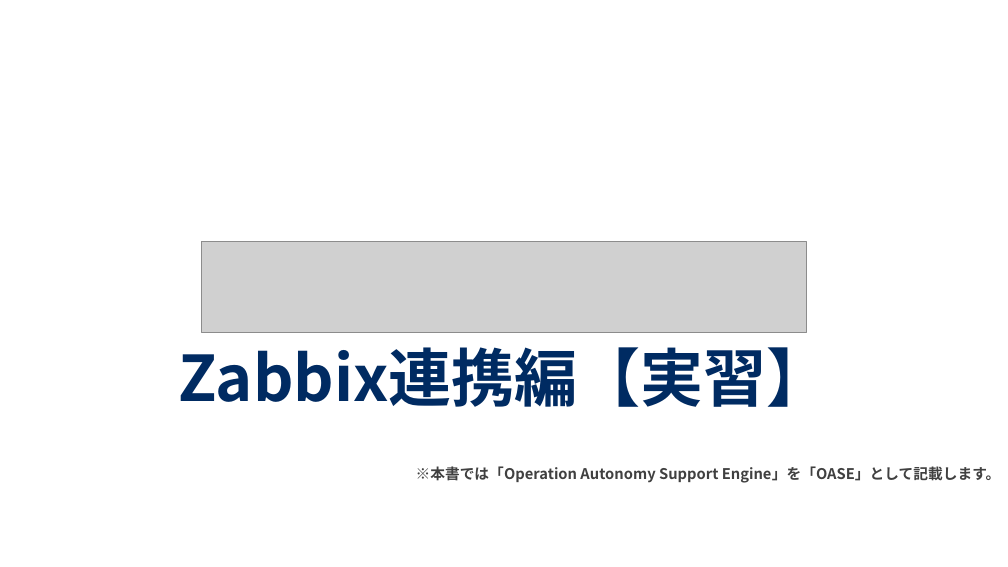
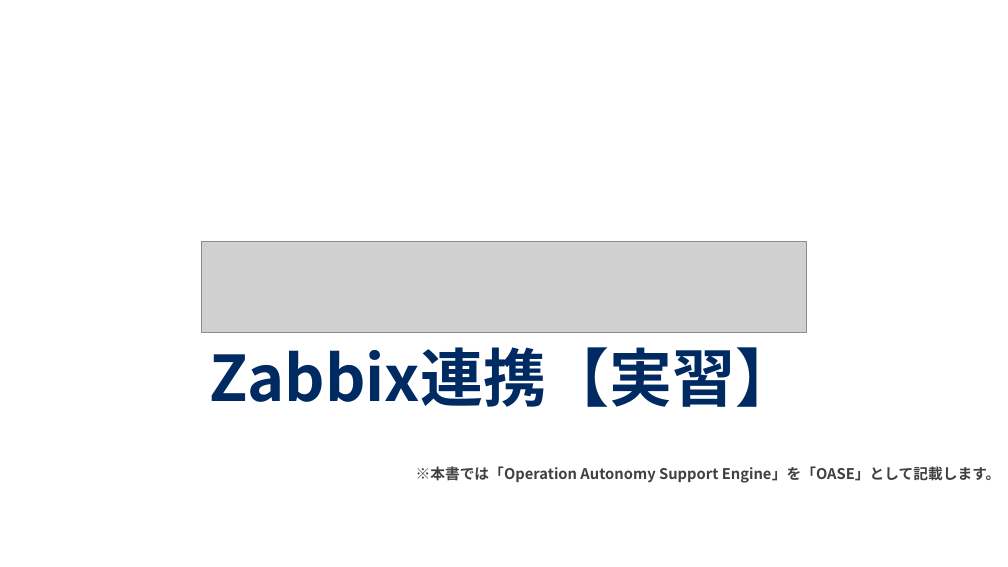
Before and after one commit to exastro-suite/oase-docs, a slide deck: slide 1 of asset/Learn_ja/OASE-zabbix_practice_ja.pptx. Drawn at 1008x567 pixels with LibreOffice and Linux fonts; fonts in the diff are those of the drawing; grey boxes stand for pictures; background and template pictures are left out. Boxes give left, top, right and bottom in pixels: in the first picture for what was removed or moved away, otherwise in the second. Text is boxed around its words. In the diff, an @@ line names an element or a change of style, - is before the commit and + after.

```diff
--- a/asset/Learn_ja/OASE-zabbix_practice_ja.pptx
+++ b/asset/Learn_ja/OASE-zabbix_practice_ja.pptx
@@ title at bbox=[210, 347, 799, 407]: text changed @@
-Zabbix連携編【実習】
+Zabbix連携【実習】
```
Also in this commit, not shown: 5 other slides changed, 3 other files.
